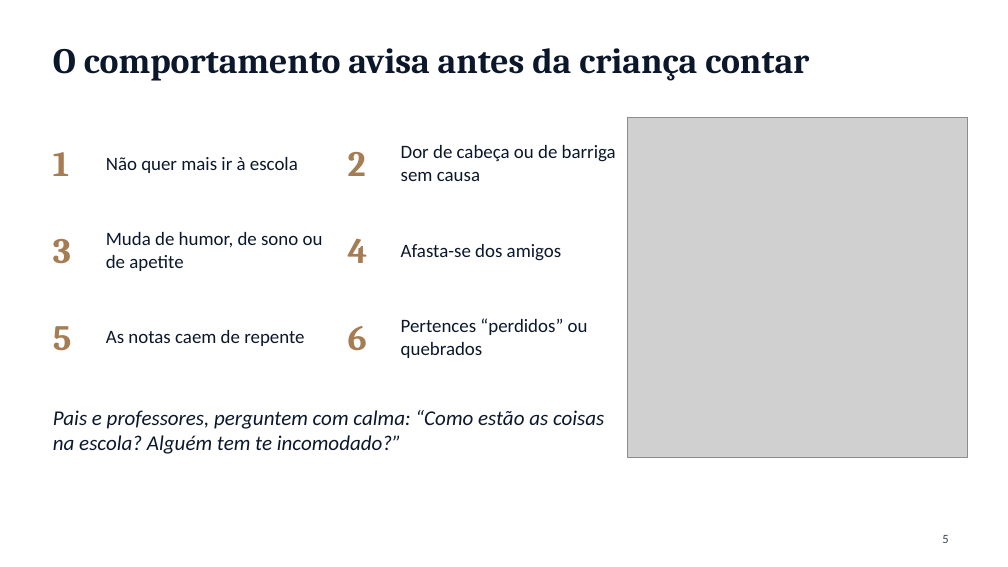
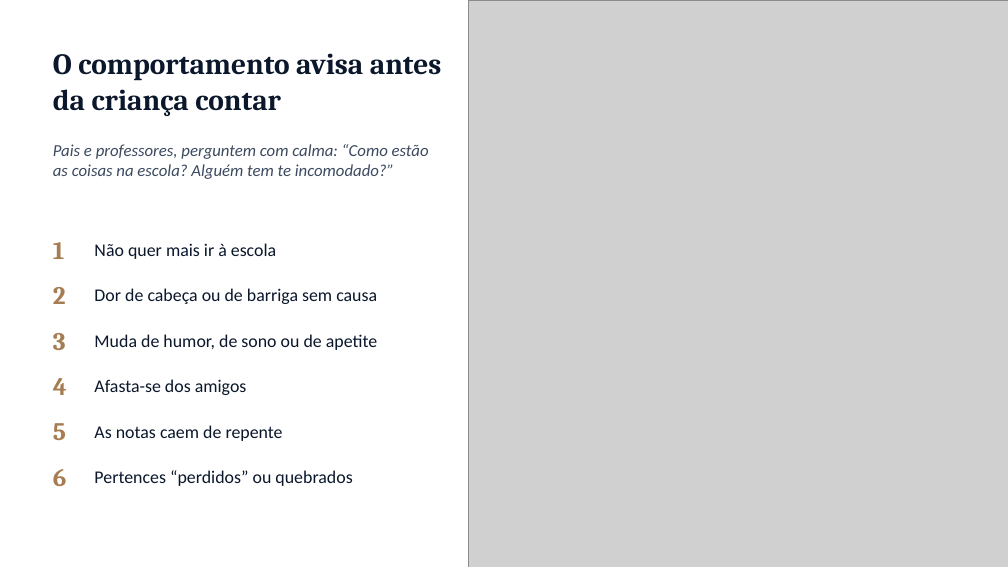
Before and after one commit to ebarroso12/ocorpoexplica, a slide deck: slide 5 of apresentacoes/bullying-saude-mental-escola.pptx. Drawn at 1008x567 pixels with LibreOffice and Linux fonts; fonts in the diff are those of the drawing; grey boxes stand for pictures; background and template pictures are left out. Boxes give left, top, right and bottom in pixels: in the first picture for what was removed or moved away, otherwise in the second. Text is boxed around its words. In the diff, an @@ line names an element or a change of style, - is before the commit and + after.

```diff
--- a/apresentacoes/bullying-saude-mental-escola.pptx
+++ b/apresentacoes/bullying-saude-mental-escola.pptx
@@ picture added at [469,0,1008,567] @@
@@ title "O comportamento avisa antes da ..." at [53,53,442,116]: size 34 to 28 pt @@
@@ picture removed at [628,117,968,457] @@
@@ text "Pais e professores, perguntem com ...": place and size @@
-text "Pais e professores, perguntem com ..." at [53,410,604,454]
+text "Pais e professores, perguntem com ..." at [53,144,429,179]
@@ text "Pais e professores, perguntem com ..." at [53,144,429,179]: size 20 to 16 pt, text colour #0B172B to #3C4A60 @@
@@ text "1": place and size @@
-text "1" at [53,152,69,176]
+text "1" at [53,242,65,259]
@@ text "Não quer mais ir à ...": place and size @@
-text "Não quer mais ir à ..." at [106,157,298,173]
+text "Não quer mais ir à ..." at [94,243,276,259]
@@ text "2": place and size @@
-text "2" at [348,152,366,176]
+text "2" at [53,287,66,304]
@@ text "Dor de cabeça ou de ...": place and size @@
-text "Dor de cabeça ou de ..." at [401,145,616,181]
+text "Dor de cabeça ou de ..." at [94,288,377,304]
@@ text "3": place and size @@
-text "3" at [53,239,71,264]
+text "3" at [53,333,66,350]
@@ text "Muda de humor, de sono ...": place and size @@
-text "Muda de humor, de sono ..." at [106,232,323,271]
+text "Muda de humor, de sono ..." at [94,334,377,350]
@@ text "4": place and size @@
-text "4" at [348,238,368,263]
+text "4" at [53,378,67,395]
@@ text "Afasta-se dos amigos": place and size @@
-text "Afasta-se dos amigos" at [401,244,562,261]
+text "Afasta-se dos amigos" at [94,379,247,395]
@@ text "5": place and size @@
-text "5" at [53,326,72,351]
+text "5" at [53,423,66,440]
@@ text "As notas caem de repente": place and size @@
-text "As notas caem de repente" at [106,330,304,346]
+text "As notas caem de repente" at [94,425,283,441]
@@ size 34 to 24 pt in 6 elements at [53,242,65,259], [53,333,66,350], [53,423,66,440], [53,287,66,304], [53,378,67,395], [53,469,67,486] @@
@@ text "6": place and size @@
-text "6" at [348,326,367,350]
+text "6" at [53,469,67,486]
@@ size 18 to 17 pt in 6 elements at [94,243,276,259], [94,334,377,350], [94,425,283,441], [94,288,377,304], [94,379,247,395], [94,470,352,486] @@
@@ text "Pertences “perdidos” ou quebrados": place and size @@
-text "Pertences “perdidos” ou quebrados" at [401,318,588,358]
+text "Pertences “perdidos” ou quebrados" at [94,470,352,486]
@@ page number removed at [942,535,948,543] @@
-5
```
Also in this commit, not shown: 12 other slides changed, 9 other files.
